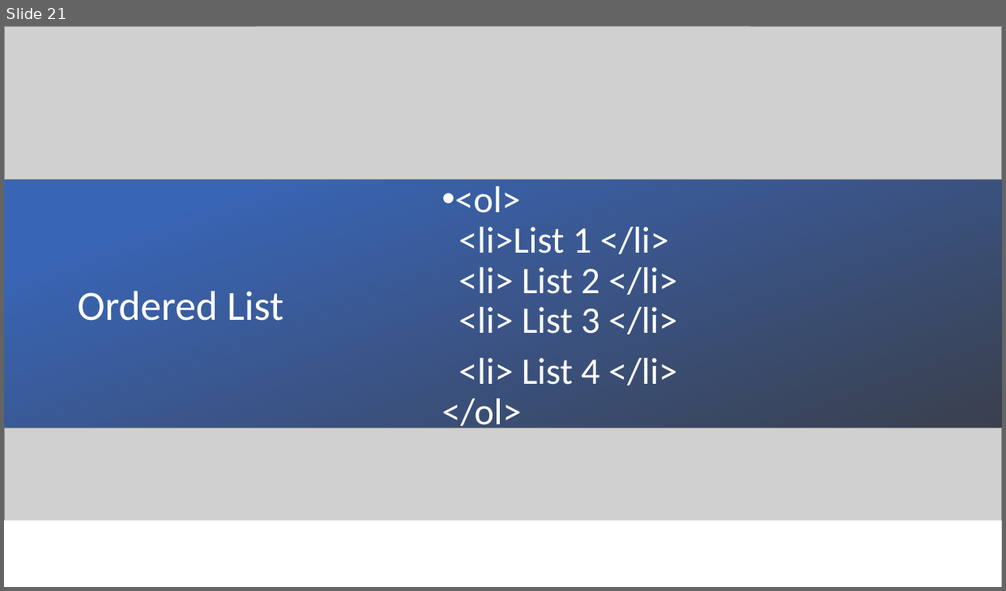
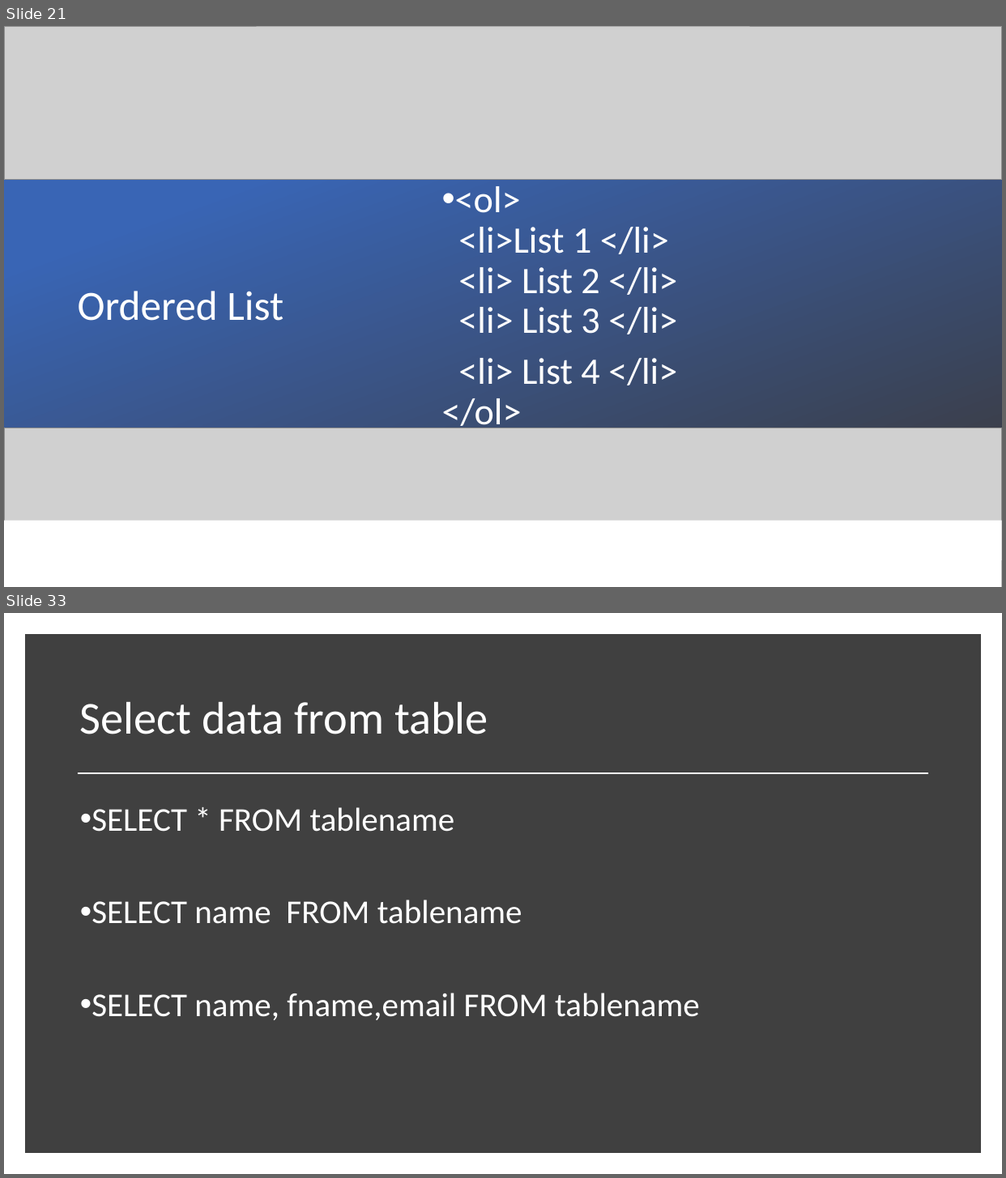
Before and after one commit to zneroravi/FullStack20, a slide deck: FullStackTraining.pptx. Shown one above the other, each under a label of ours: slide 21 before the commit, slides 21 and 33 after it; the slides between them are not shown. The pictures are 1006x591 and 1006x1178 pixels, drawn with LibreOffice and Linux fonts; fonts in the diff are those of the drawing; grey boxes stand for pictures. Boxes give left, top, right and bottom in pixels: in the first picture for what was removed or moved away, otherwise in the second. Text is boxed around its words. In the diff, an @@ line names an element or a change of style, - is before the commit and + after.

```diff
--- a/FullStackTraining.pptx
+++ b/FullStackTraining.pptx
@@ slide 33 added at [4, 613, 1002, 1174], background #FFFFFF @@
@@ rectangle added at [30, 639, 976, 1148], fill #404040, outline #404040 10 pt @@
@@ title added at [80, 702, 488, 735], 44 pt, text #FFFFFF @@
+Select data from table
@@ line added from (78, 773) to (928, 773), #FFFFFF 1.75 pt @@
@@ text added at [91, 807, 700, 1020], 32 pt, text #FFFFFF @@
+• SELECT * FROM tablename
+• SELECT name FROM tablename
+• SELECT name, fname,email FROM tablename
```
Also in this commit, not shown: 17 other slides added.
